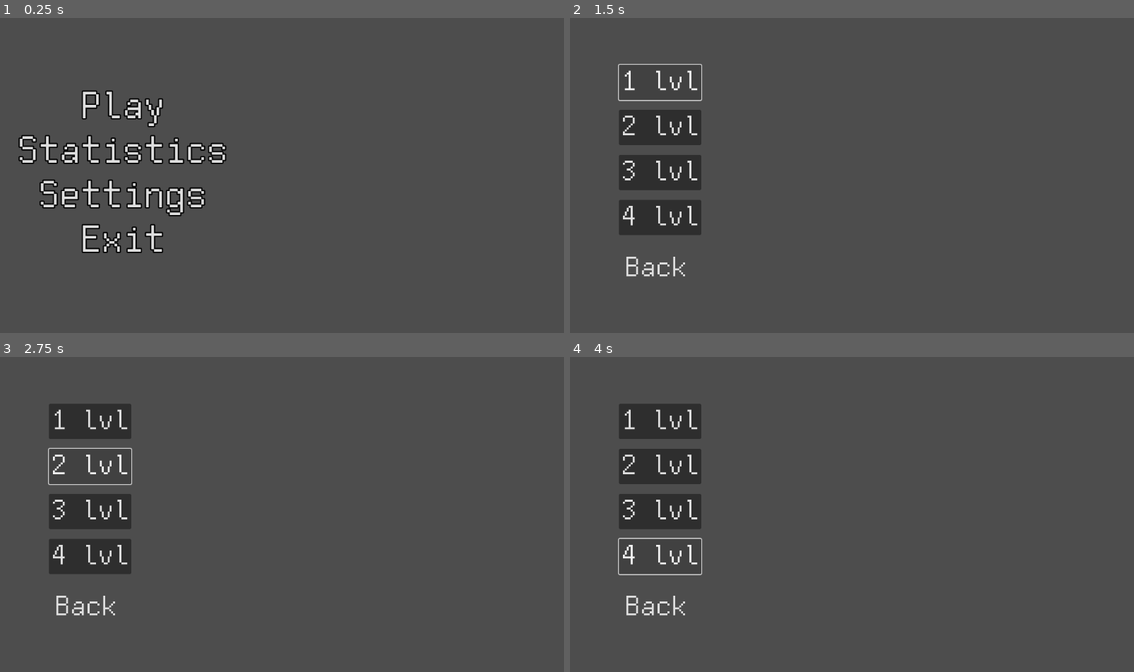
Above: before the commit, frames 1-4 (two rows, left to right).
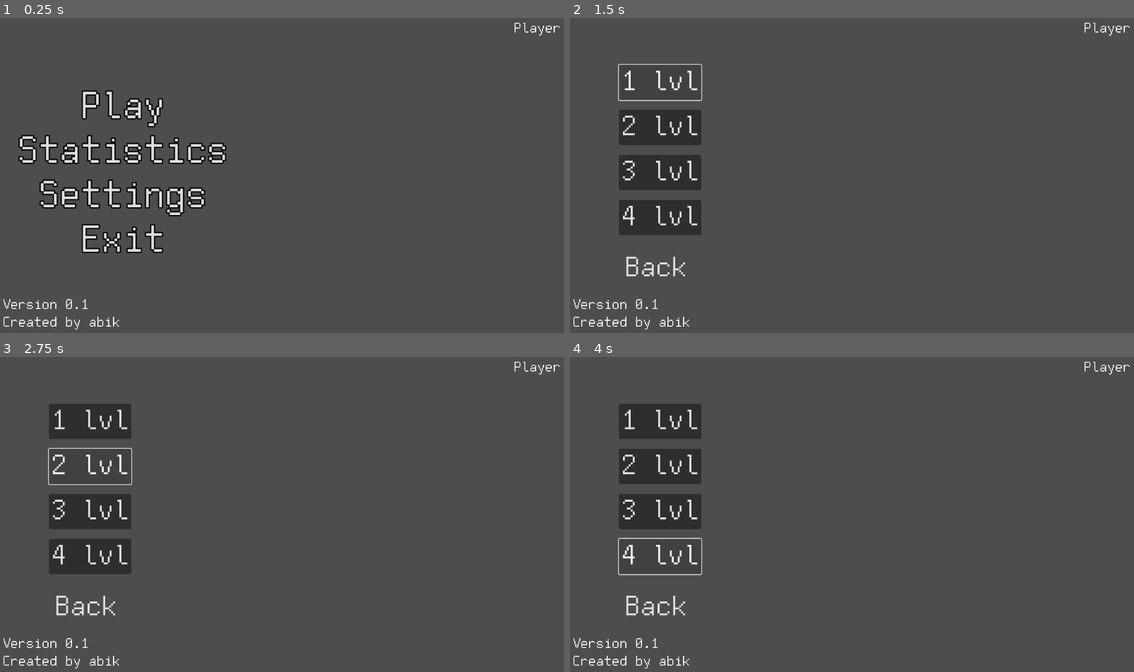
Above: after the commit, the same moments.

Repository: abi4ka/Happy
Game: Godot game, scene res://menu.tscn
Two runs of this game, one before a commit and one after it. Both use one fixed random seed, a clock stepped at 60 frames per second and the inputs below. This scene is started directly instead of the project's main scene.
Inputs:
- Up to frame 1 (0.25 s): no input
- Up to frame 2 (1.5 s): click "Play" at 0.5 s; click "1 lvl" at 1.25 s
- Up to frame 3 (2.75 s): click "2 lvl" at 2 s
- Up to frame 4 (4 s): click "3 lvl" at 2.75 s; click "4 lvl" at 3.5 s

The runs differ from the first frame. In frame 1, 0.4% of the frame differs, in the area x 0-100%, y 1-99%; in frame 2, 0.4%; in frame 3, 0.4%; in frame 4, 0.4%.

Commit message:
data storage/menu player name show

Diff:
--- a/menu.tscn
+++ b/menu.tscn
@@ -1,9 +1,11 @@
-[gd_scene load_steps=7 format=3 uid="uid://xynq5he18fh6"]
+[gd_scene load_steps=8 format=3 uid="uid://xynq5he18fh6"]
 
 [ext_resource type="LabelSettings" uid="uid://bsk47r4n4k72r" path="res://menuText.tres" id="1_lti8b"]
 [ext_resource type="Script" uid="uid://c7qn3aaspc7mp" path="res://scripts/MenuControl.gd" id="1_mae5d"]
 [ext_resource type="FontFile" uid="uid://bs1l7kc6rllcm" path="res://FreePixel.ttf" id="1_ouk20"]
 
+[sub_resource type="StyleBoxEmpty" id="StyleBoxEmpty_ytr4m"]
+
 [sub_resource type="StyleBoxEmpty" id="StyleBoxEmpty_ouk20"]
 
 [sub_resource type="StyleBoxEmpty" id="StyleBoxEmpty_mae5d"]
@@ -20,6 +22,53 @@
 script = ExtResource("1_mae5d")
 
 [node name="Background" type="Node2D" parent="."]
+
+[node name="UserNamePanel" type="Panel" parent="."]
+layout_mode = 1
+anchors_preset = -1
+anchor_left = 1.0
+anchor_right = 1.0
+offset_top = 10.0
+offset_right = -15.0
+grow_horizontal = 2
+theme_override_styles/panel = SubResource("StyleBoxEmpty_ytr4m")
+
+[node name="UserNameLabel" type="Label" parent="UserNamePanel"]
+layout_mode = 1
+anchors_preset = 1
+anchor_left = 1.0
+anchor_right = 1.0
+offset_left = -40.0
+offset_bottom = 23.0
+grow_horizontal = 0
+text = "PlayerName"
+label_settings = ExtResource("1_lti8b")
+horizontal_alignment = 2
+vertical_alignment = 1
+
+[node name="InfoPanel" type="VBoxContainer" parent="."]
+layout_mode = 1
+anchors_preset = 2
+anchor_top = 1.0
+anchor_bottom = 1.0
+offset_left = 5.0
+offset_top = -73.0
+offset_right = 245.0
+offset_bottom = -5.0
+grow_vertical = 0
+size_flags_horizontal = 4
+size_flags_vertical = 4
+
+[node name="VersionLabel" type="Label" parent="InfoPanel"]
+layout_mode = 2
+text = "Version 0.1"
+label_settings = ExtResource("1_lti8b")
+vertical_alignment = 2
+
+[node name="CreatorLabel" type="Label" parent="InfoPanel"]
+layout_mode = 2
+text = "Сreated by abik"
+label_settings = ExtResource("1_lti8b")
 
 [node name="MainPanel" type="VBoxContainer" parent="."]
 layout_mode = 1
@@ -64,30 +113,6 @@
 theme_override_styles/normal = SubResource("StyleBoxEmpty_ouk20")
 text = "Exit"
 
-[node name="VBoxContainer" type="VBoxContainer" parent="."]
-layout_mode = 1
-anchors_preset = 2
-anchor_top = 1.0
-anchor_bottom = 1.0
-offset_left = 5.0
-offset_top = -73.0
-offset_right = 245.0
-offset_bottom = -5.0
-grow_vertical = 0
-size_flags_horizontal = 4
-size_flags_vertical = 4
-
-[node name="VersionLabel" type="Label" parent="VBoxContainer"]
-layout_mode = 2
-text = "Version 0.1"
-label_settings = ExtResource("1_lti8b")
-vertical_alignment = 2
-
-[node name="CreatorLabel" type="Label" parent="VBoxContainer"]
-layout_mode = 2
-text = "Сreated by abik"
-label_settings = ExtResource("1_lti8b")
-
 [node name="LevelsPanel" type="PanelContainer" parent="."]
 visible = false
 layout_mode = 1
@@ -148,7 +173,6 @@
 text = "Back"
 
 [node name="StatsPanel" type="PanelContainer" parent="."]
-visible = false
 layout_mode = 1
 anchors_preset = -1
 anchor_right = 1.0
--- a/project.godot
+++ b/project.godot
@@ -14,6 +14,10 @@
 run/main_scene="uid://b6xc2sbriy0qx"
 config/features=PackedStringArray("4.5", "Forward Plus")
 config/icon="res://icon.svg"
+
+[autoload]
+
+PlayerData="*res://scripts/player_data.gd"
 
 [input]
 
--- a/scripts/MenuControl.gd
+++ b/scripts/MenuControl.gd
@@ -1,12 +1,24 @@
 extends Control
 
-@onready var main_panel = $MainPanel
-@onready var levels_panel = $LevelsPanel
-@onready var stats_panel = $StatsPanel
+@onready var main_panel     = $MainPanel
+@onready var levels_panel   = $LevelsPanel
+@onready var stats_panel    = $StatsPanel
 @onready var settings_panel = $SettingsPanel
+@onready var name_label     = $UserNamePanel/UserNameLabel
+
+# Сюда добавляй все панели, которые должны переключаться кнопками
+var toggle_panels: Array[Control]
 
 func _ready():
-	# В начале показываем только главное меню
+	# Инициализация списка переключаемых панелей
+	toggle_panels = [
+		main_panel,
+		levels_panel,
+		stats_panel,
+		settings_panel
+	]
+
+	# В начале показываем только главное меню (и скрываем остальные toggle-панели)
 	_show_only(main_panel)
 
 	# Подключаем сигналы
@@ -19,16 +31,19 @@
 	$StatsPanel/Panel/BackButton.pressed.connect(_on_back_pressed)
 	$SettingsPanel/Panel/BackButton.pressed.connect(_on_back_pressed)
 
+	# Отображаем имя (или id) пользователя
+	name_label.text = PlayerData.player_name  # или PlayerData.player_id если надо id
+
 func _input(event):
 	if event.is_action_pressed("ui_cancel"): # Esc по умолчанию
 		_show_only(main_panel)
 
-func _show_only(panel: Control):
-	for child in get_children():
-		if child is Control and child != panel and not child.name.ends_with("Label"):
-			child.visible = false
-	panel.visible = true
+# Скрываем все панели из toggle_panels кроме переданной
+func _show_only(panel: Control) -> void:
+	for p in toggle_panels:
+		p.visible = (p == panel)
 
+# Обработчики кнопок
 func _on_play_pressed():
 	_show_only(levels_panel)
 
--- /dev/null
+++ b/scripts/player_data.gd
@@ -0,0 +1,51 @@
+extends Node
+
+const SAVE_PATH := "user://player_data.json"
+
+var player_id: String = ""
+var player_name: String = ""
+
+func _ready():
+	load_data()
+
+# ------ Сохранение ------
+func save_data():
+	var data = {
+		"id": player_id,
+		"name": player_name
+	}
+
+	var file = FileAccess.open(SAVE_PATH, FileAccess.WRITE)
+	file.store_string(JSON.stringify(data))
+	file.close()
+
+# ------ Загрузка ------
+func load_data():
+	if FileAccess.file_exists(SAVE_PATH):
+		var file = FileAccess.open(SAVE_PATH, FileAccess.READ)
+		var text = file.get_as_text()
+		file.close()
+
+		var result = JSON.parse_string(text)
+		if result is Dictionary:
+			player_id = result.get("id", "")
+			player_name = result.get("name", "")
+	else:
+		_create_new_user()
+
+# ------ Создаём нового игрока ------
+func _create_new_user():
+	player_id = _generate_id()
+	player_name = "Player"  # можешь поставить окно ввода имени
+
+	save_data()
+
+# ------ Генерация ID ------
+func _generate_id(length := 8) -> String:
+	var chars = "ABCDEFGHIJKLMNOPQRSTUVWXYZ0123456789"
+	var out = ""
+	var rng = RandomNumberGenerator.new()
+
+	for i in length:
+		out += chars[rng.randi_range(0, chars.length() - 1)]
+	return out
Not shown, added: scripts/player_data.gd.uid
